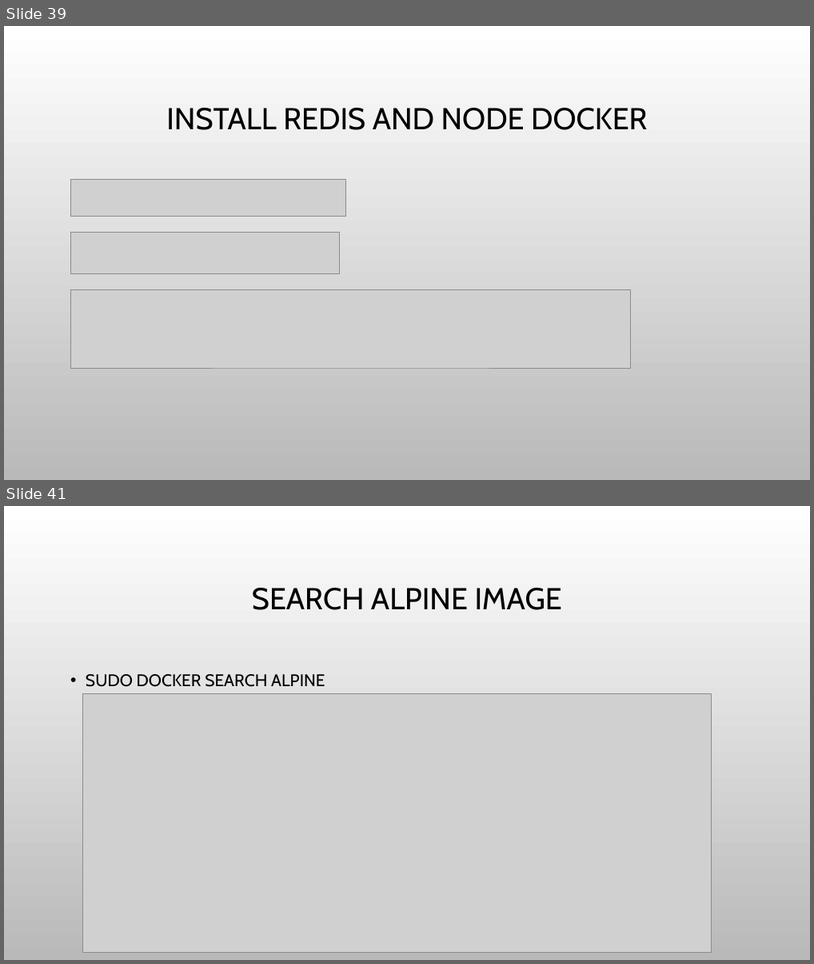
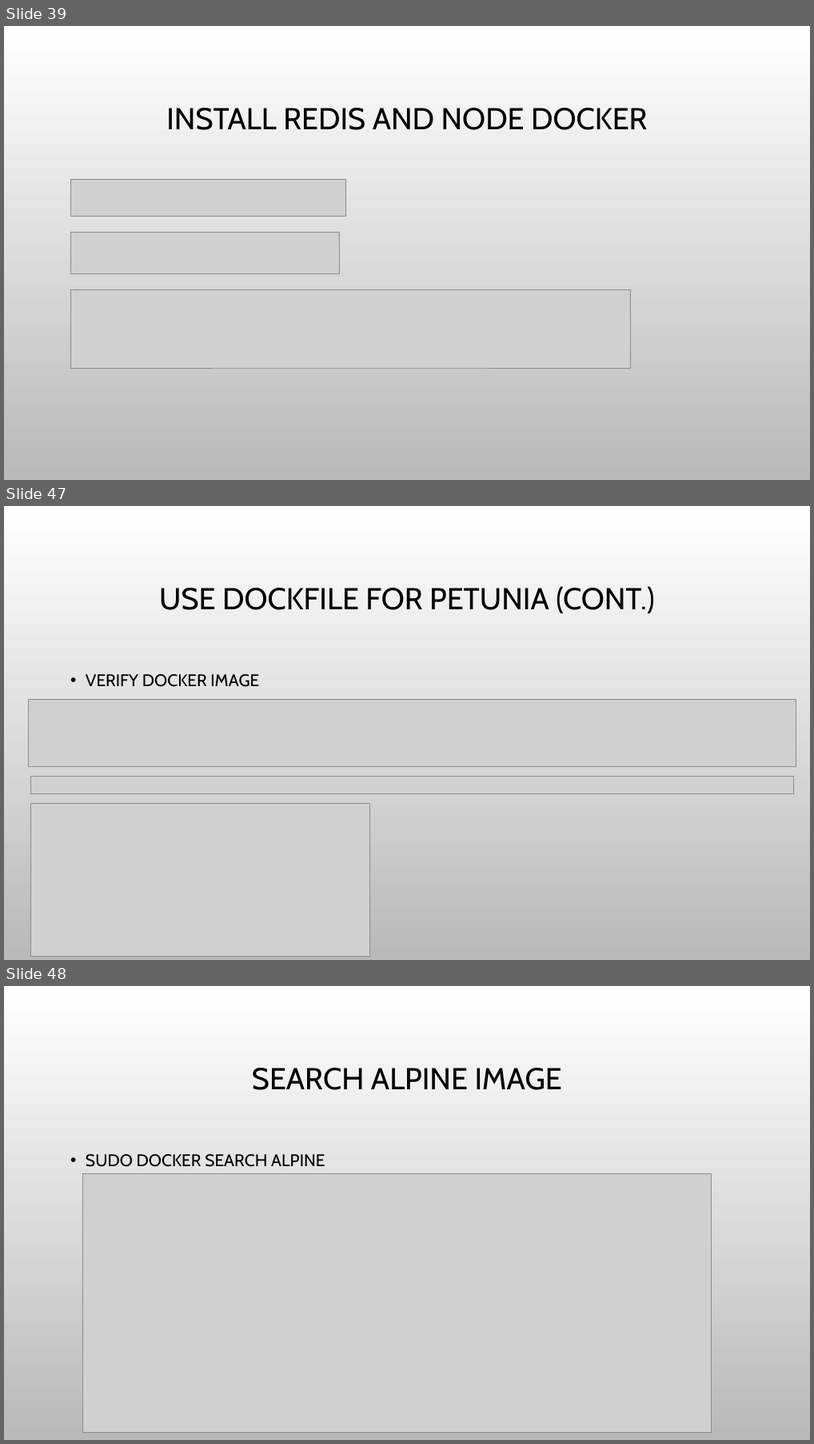
Before and after one commit to haixiang1977/iris, a slide deck: Docker Practice.pptx. Shown one above the other, each under a label of ours: slides 39 and 41 before the commit, slides 39, 47 and 48 after it; the slides between them are not shown. The pictures are 814x964 and 814x1444 pixels, drawn with LibreOffice and Linux fonts; fonts in the diff are those of the drawing; grey boxes stand for pictures; background and template pictures are left out. Boxes give left, top, right and bottom in pixels: in the first picture for what was removed or moved away, otherwise in the second. Text is boxed around its words. In the diff, an @@ line names an element or a change of style, - is before the commit and + after.

Commit message:
Add docker for petunia

```diff
--- a/Docker Practice.pptx
+++ b/Docker Practice.pptx
@@ slide 47 added at (4,506,810,960), background picture (left out) @@
@@ title added at (159,586,654,613), 36 pt, text #000000 @@
+USE DOCKFILE FOR PETUNIA (CONT.)
@@ text added at (86,674,259,687), 20 pt, text #000000 @@
+• VERIFY DOCKER IMAGE
@@ picture added at (29,700,797,766) @@
@@ picture added at (31,776,794,793) @@
@@ picture added at (31,803,370,956) @@
@@ what was slide 41 is now slide 48 @@
```
Also in this commit, not shown: 1 slide changed, 6 other slides added, 3 other files.
